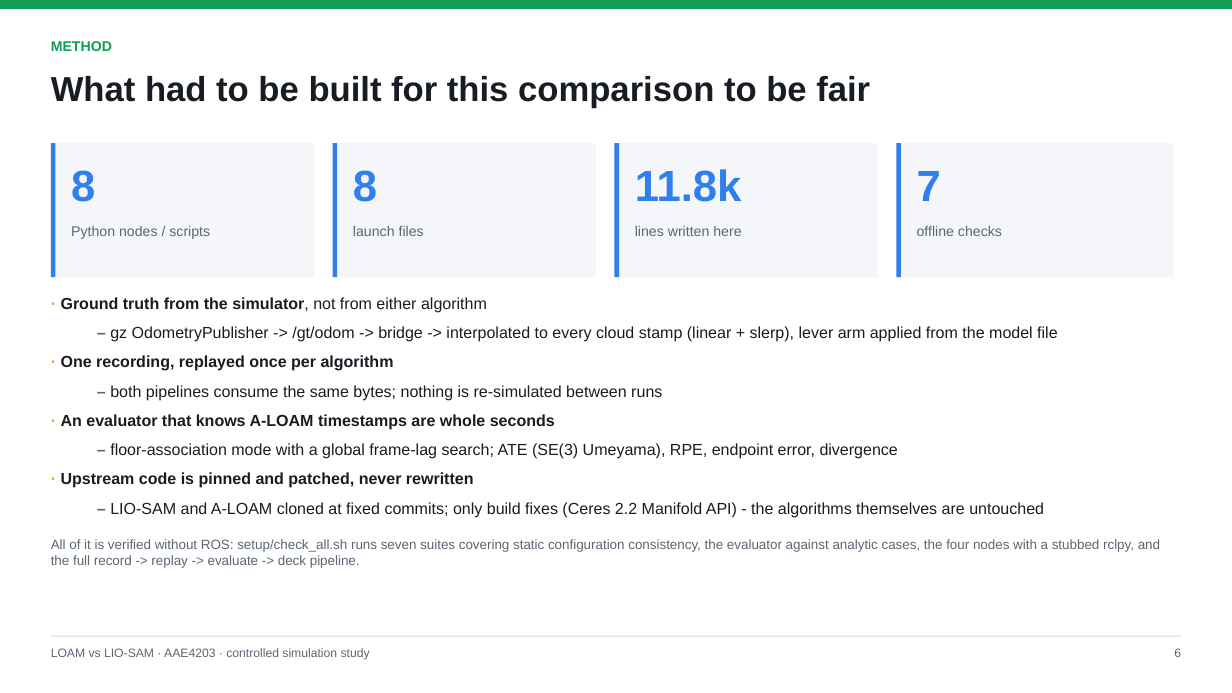
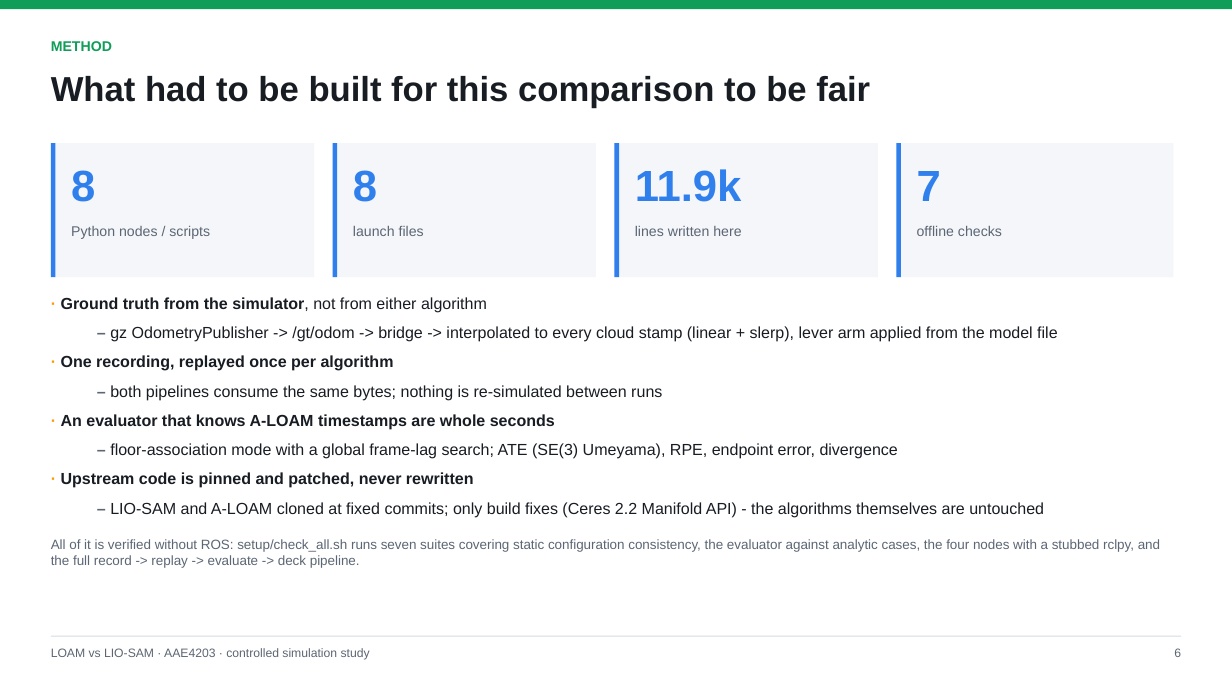
Before and after one commit to broken-pear/AAE4203_LIOSAM_demo, a slide deck: slide 7 of report/LOAM_vs_LIOSAM_comparison.pptx. Drawn at 1232x693 pixels with LibreOffice and Linux fonts; fonts in the diff are those of the drawing. Boxes give left, top, right and bottom in pixels: in the first picture for what was removed or moved away, otherwise in the second. Text is boxed around its words. In the diff, an @@ line names an element or a change of style, - is before the commit and + after.

```diff
--- a/report/LOAM_vs_LIOSAM_comparison.pptx
+++ b/report/LOAM_vs_LIOSAM_comparison.pptx
@@ text at (635,169,742,202): text changed @@
-11.8k
+11.9k
```
Also in this commit, not shown: 1 other slide changed, 1 other file.
